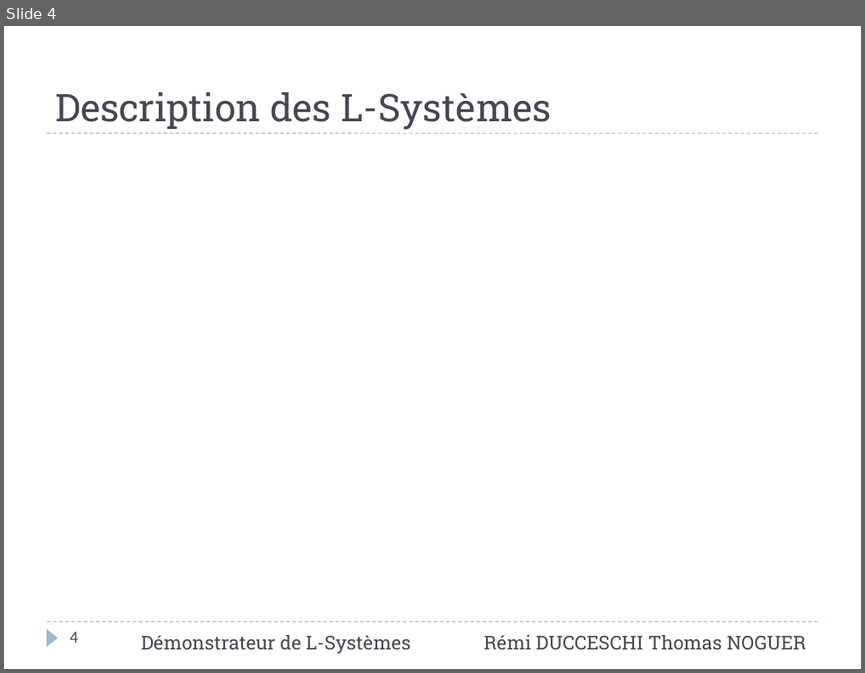
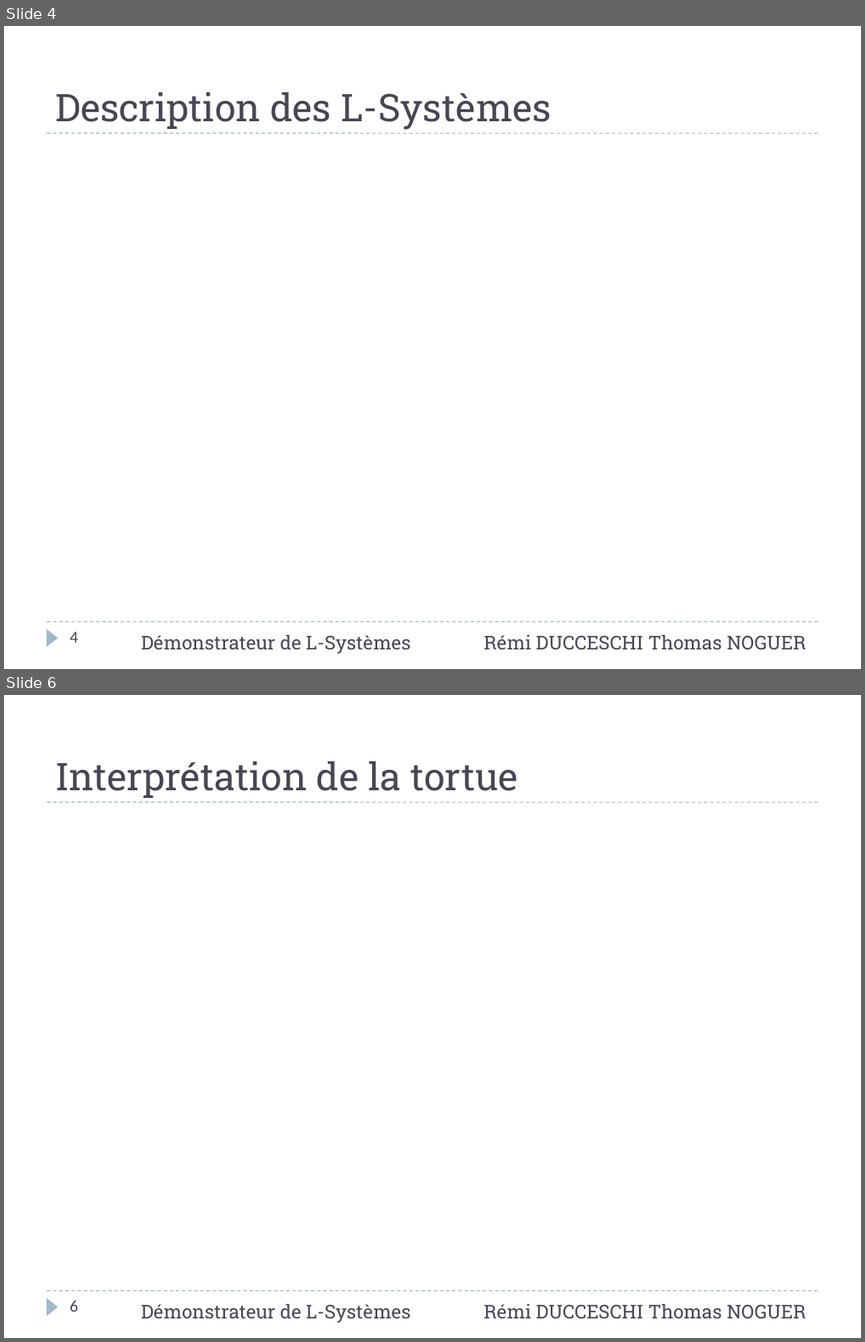
Before and after one commit to Cepheus/L-Systems, a slide deck: doc/Rapport/Présentation.pptx. Shown one above the other, each under a label of ours: slide 4 before the commit, slides 4 and 6 after it; the slides between them are not shown. The pictures are 865x673 and 865x1342 pixels, drawn with LibreOffice and Linux fonts; fonts in the diff are those of the drawing. Boxes give left, top, right and bottom in pixels: in the first picture for what was removed or moved away, otherwise in the second. Text is boxed around its words. In the diff, an @@ line names an element or a change of style, - is before the commit and + after.

```diff
--- a/doc/Rapport/Présentation.pptx
+++ b/doc/Rapport/Présentation.pptx
@@ slide 6 added at (x1=4, y1=695, x2=861, y2=1338), background #FFFFFF; not listed: 3 template elements that a slide beside it also shows @@
@@ title added at (x1=55, y1=761, x2=518, y2=798), 32 pt, text #464653 @@
+Interprétation de la tortue
@@ page number added at (x1=69, y1=1299, x2=78, y2=1311), 14 pt, text #464653 @@
+6
@@ text added at (x1=141, y1=1304, x2=410, y2=1322), 16 pt, text #464653 @@
+Démonstrateur de L-Systèmes
@@ text added at (x1=483, y1=1304, x2=806, y2=1318), 16 pt, text #464653 @@
+Rémi DUCCESCHI Thomas NOGUER
```
Also in this commit, not shown: 1 slide changed, 6 other slides added.
